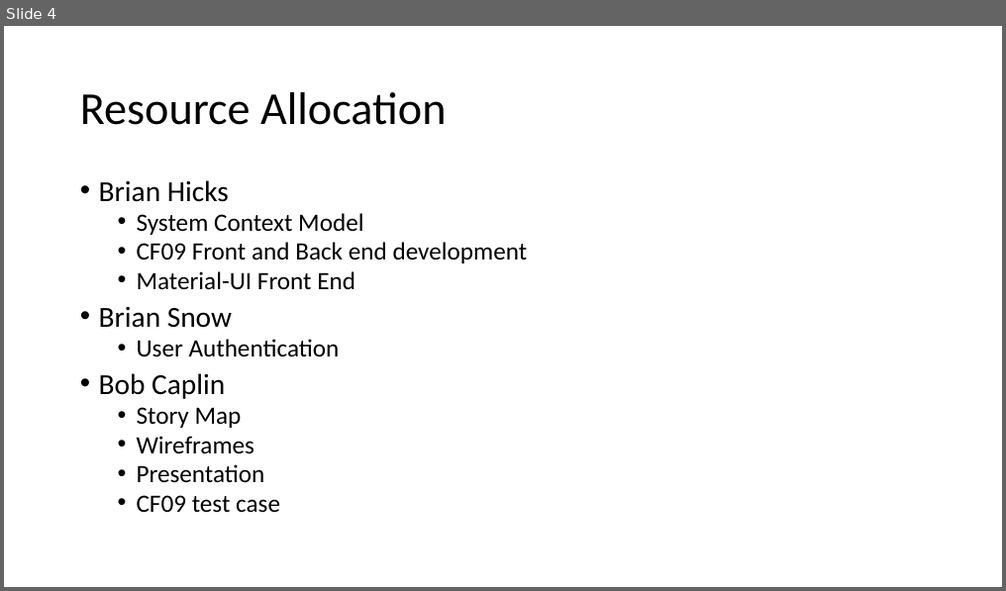
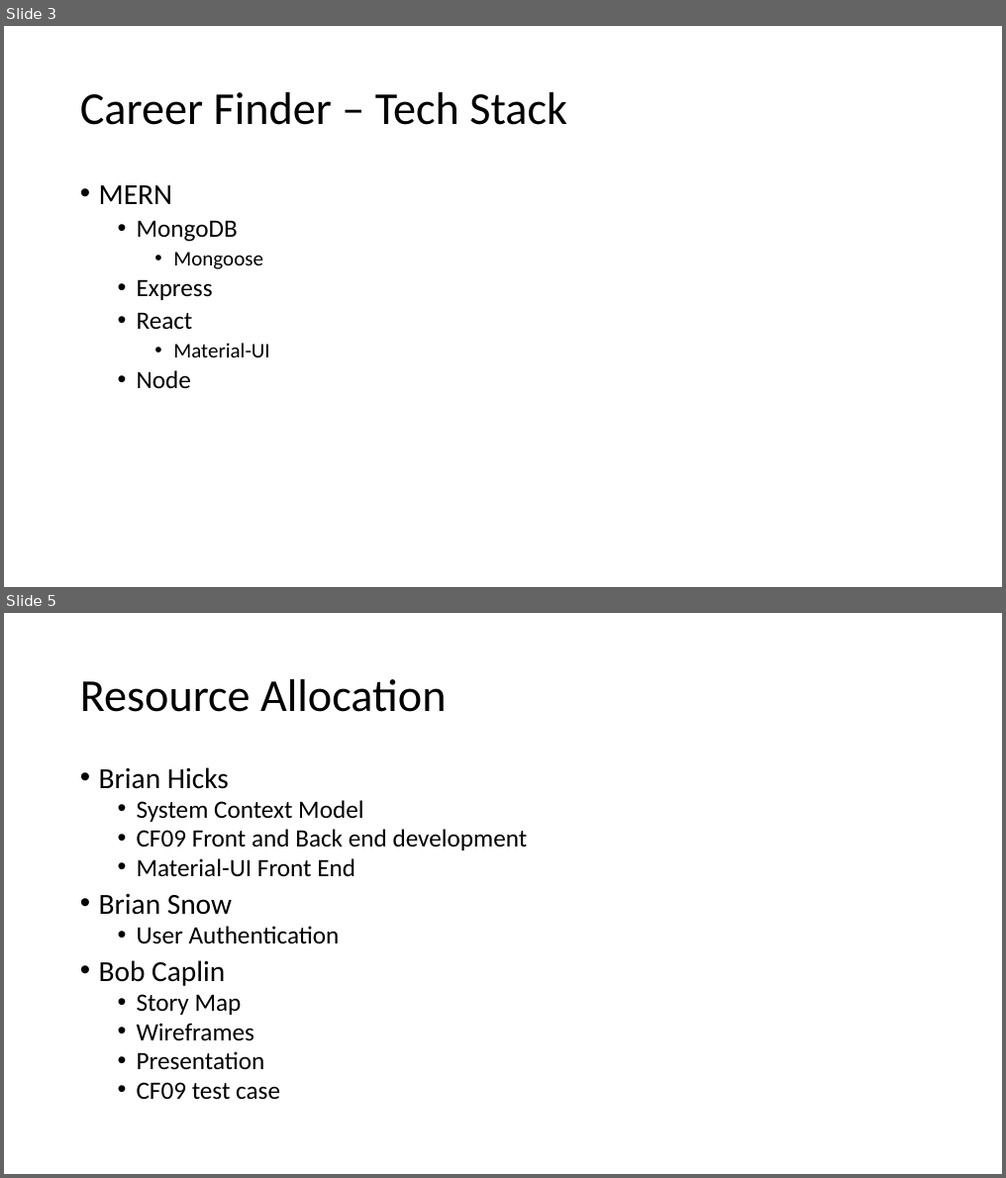
Before and after one commit to audiblePi/career-finder, a slide deck: docs/sprint1Presentation.pptx. Shown one above the other, each under a label of ours: slide 4 before the commit, slides 3 and 5 after it; the slides between them are not shown. The pictures are 1006x591 and 1006x1178 pixels, drawn with LibreOffice and Linux fonts; fonts in the diff are those of the drawing. Boxes give left, top, right and bottom in pixels: in the first picture for what was removed or moved away, otherwise in the second. Text is boxed around its words. In the diff, an @@ line names an element or a change of style, - is before the commit and + after.

```diff
--- a/docs/sprint1Presentation.pptx
+++ b/docs/sprint1Presentation.pptx
@@ slide 3 added at <box>4,26,1002,587</box>, background #FFFFFF @@
@@ title added at <box>80,92,567,125</box>, 44 pt, text #000000 @@
+Career Finder – Tech Stack
@@ text added at <box>99,185,269,388</box>, 24 pt, text #000000 @@
+• MERN
+  • MongoDB
+    • Mongoose
+  • Express
+  • React
+    • Material-UI
+  • Node
@@ what was slide 4 is now slide 5 @@
```
Also in this commit, not shown: 4 slides changed, 6 other slides added.
